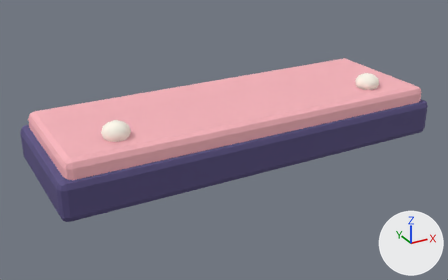
An edit to the glTF model assets/castle/pearl_kit/pearl_music_bar_0.glb, drawn before and after from the same camera.
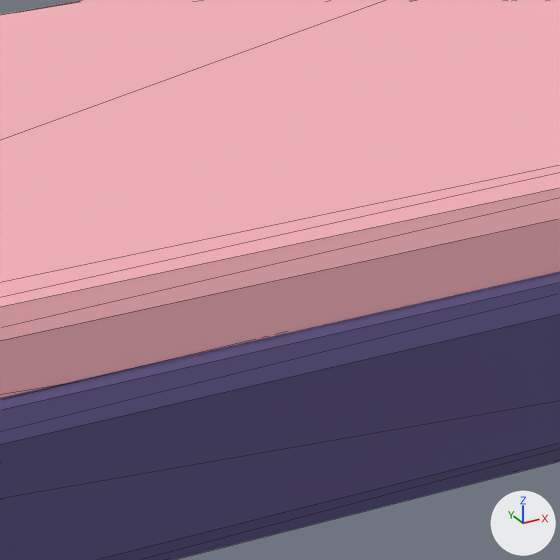
Each version appears first whole from a 50 mm camera at (-5.53, -9.65, 4.82) aimed at (-0.25, -0.03, 0.01), and next in a close-up on the part from 51% to 73% of the width and 27% to 62% of the height. Arrows for +X, +Y and +Z are at lower right; the lights stay in place. The first two pictures are the older version. The close-ups show mesh edges as thin lines. Vertices at exactly the same position are counted once.

Script lines for the objects in view, before the commit:
```python
me_cube_193 = bpy.data.meshes.new('Cube.193')
me_cube_193.from_pydata(...)  # 238 vertices, 456 faces; spans x -3.77..3.77, y -1.36..1.36, z -0.78..0.92
# faces by material slot: [108, 108, 160, 80]
me_cube_193.materials.append(mat_mrc_ink)  # blue #595081
me_cube_193.materials.append(mat_mrc_coral_001)  # pink #f2afb6
me_cube_193.materials.append(mat_mrc_pearl_light)  # white #fff9ec
me_cube_193.materials.append(mat_mrc_gold_001)  # yellow #f6d481
ob_pearl_music_bar_0_001 = bpy.data.objects.new('pearl_music_bar_0.001', me_cube_193)
ob_pearl_music_bar_0_001.location = (0.0, 0.0, 0.18)
```
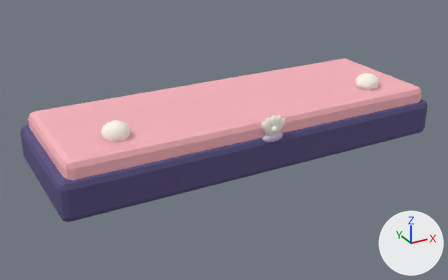
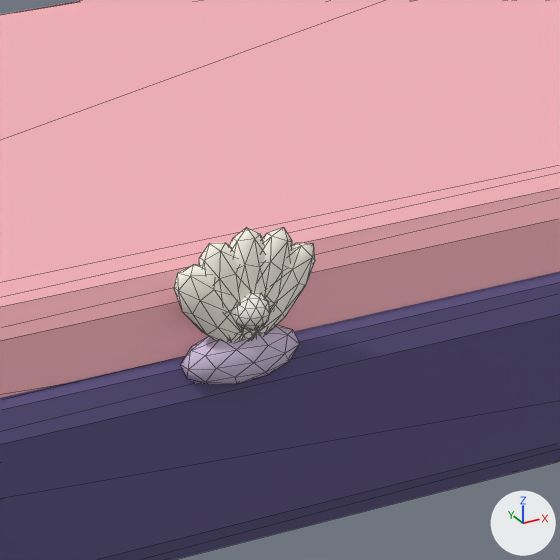
Where the change shows, as pixel boxes [x1, y1, x2, y2] in the close-ups (560 x 560 px):
part 1 of me_cube_193, added: after [174, 265, 248, 341]
part 2 of me_cube_193, added: after [199, 243, 249, 340]
part 3 of me_cube_193, added: after [230, 227, 264, 340]
part 4 of me_cube_193, added: after [251, 228, 292, 338]
part 5 of me_cube_193, added: after [248, 243, 315, 339]
part 6 of me_cube_193, added (pale blue): after [180, 325, 300, 385]
part 7 of me_cube_193, added: after [236, 293, 270, 330]

What the commit changed:
Material 'MRC_lavender' (mat_mrc_lavender) is new.
Its base color is (0.66, 0.55, 0.76) (pale blue #d4c4e2).
Its roughness is 0.82.
Material 'MRC_pearl' (mat_mrc_pearl) is new.
Its base color is (0.91, 0.88, 0.83) (white #f5f1eb).
Its roughness is 0.82.
me_cube_193 is used by ob_pearl_music_bar_0_001; location (0.0, 0.0, 0.18).
me_cube_193 had 238 vertices, 456 faces and spanned x -3.77..3.77, y -1.36..1.36, z -0.78..0.92.
me_cube_193 now has 532 vertices, 1016 faces and spans x -3.77..3.77, y -1.45..1.36, z -0.78..0.92.
me_cube_193 part 1: the loose piece of 42 vertices spanning x -1.19..1.19, y -0.24..1.08, z -0.78..0.06 is copied, and the copy is multiplied about its middle by the matrix ((0.052, 0.0, -0.391), (0.0, 0.066, 0.0), (0.057, 0.0, 0.352)), then moved by (-0.08, -1.77, 0.87), in mat_mrc_pearl_light (white #fff9ec); it spans x -0.25..0.09, y -1.4..-1.31, z 0.34..0.67.
me_cube_193 part 2: the loose piece of 42 vertices spanning x -1.19..1.19, y -0.24..1.08, z -0.78..0.06 is copied, and the copy is multiplied about its middle by the matrix ((0.071, 0.0, -0.214), (0.0, 0.066, 0.0), (0.031, 0.0, 0.48)), then moved by (-0.04, -1.77, 0.89), in mat_mrc_pearl_light (white #fff9ec); it spans x -0.17..0.08, y -1.4..-1.31, z 0.32..0.73.
me_cube_193 part 3: a new loose piece, an icosphere of 80 faces spanning x -0.092..0.092, y -1.395..-1.308, z 0.312..0.754, in mat_mrc_pearl_light (white #fff9ec).
me_cube_193 part 4: the loose piece of 42 vertices spanning x -1.19..1.19, y -0.24..1.08, z -0.78..0.06 is copied, and the copy is multiplied about its middle by the matrix ((0.071, 0.0, 0.214), (0.0, 0.066, 0.0), (-0.031, 0.0, 0.48)), then moved by (0.04, -1.77, 0.89), in mat_mrc_pearl_light (white #fff9ec); it spans x -0.08..0.17, y -1.4..-1.31, z 0.32..0.73.
me_cube_193 part 5: the loose piece of 42 vertices spanning x -1.19..1.19, y -0.24..1.08, z -0.78..0.06 is copied, and the copy is multiplied about its middle by the matrix ((0.052, 0.0, 0.391), (0.0, 0.066, 0.0), (-0.057, 0.0, 0.352)), then moved by (0.08, -1.77, 0.87), in mat_mrc_pearl_light (white #fff9ec); it spans x -0.09..0.25, y -1.4..-1.31, z 0.35..0.66.
me_cube_193 part 6: a new loose piece, an icosphere of 80 faces spanning x -0.2..0.2, y -1.41..-1.27, z 0.24..0.43, in mat_mrc_lavender (pale blue #d4c4e2).
me_cube_193 part 7: a new loose piece, an icosphere of 80 faces spanning x -0.06..0.06, y -1.45..-1.33, z 0.44..0.56, in mat_mrc_pearl (white #f5f1eb).
me_cube_193 gains material mat_mrc_lavender (pale blue #d4c4e2).
me_cube_193 gains material mat_mrc_pearl (white #f5f1eb).
